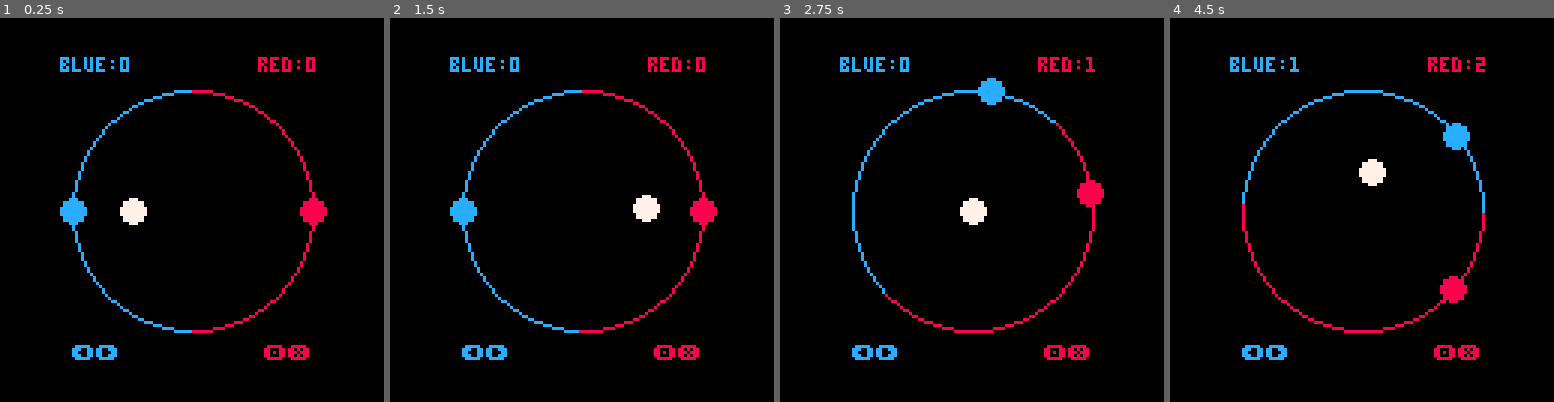
Above: before the commit, frames 1-4 (left to right).
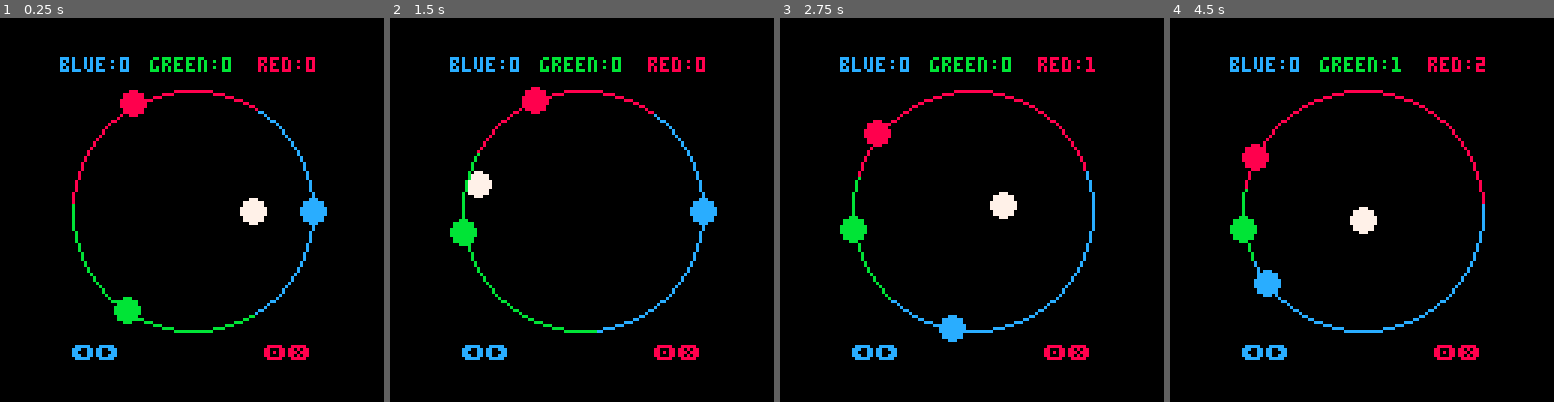
Above: after the commit, the same moments.

Repository: TheDevelo/circpong
Game: PICO-8 cartridge circpong.p8
Same seed, same stepped clock (60 frames per second), same inputs: the game is played once before the commit and once after it.
Inputs:
- Up to frame 1 (0.25 s): no input
- Up to frame 2 (1.5 s): tap X (X key) at 0.33, 1.07 s; tap O (Z key) at 0.7 s
- Up to frame 3 (2.75 s): hold Right 1.6-2.1 s; tap O (Z key) at 1.7, 2.1, 2.5 s; tap X (X key) at 1.85 s; hold Right from 2.47 s (still down)
- Up to frame 4 (4.5 s): tap O (Z key) every 0.4 s from 2.9 to 4.1 s; tap X (X key) at 2.97, 4.08 s; release Right at 3.03 s; hold Left 3.08-3.58 s; hold Right from 4.02 s (still down)

The runs differ from the first frame. In frame 1, 3.7% of the frame differs, in the area x 15-86%, y 10-83%; in frame 2, 3.6%; in frame 3, 4.0%; in frame 4, 4.2%, in the area x 15-83%, y 10-83%.

Commit message:
added cpu random accuracy and ability for more than 2 paddles

Diff:
--- a/circpong.p8
+++ b/circpong.p8
@@ -1,33 +1,61 @@
 pico-8 cartridge // http://www.pico-8.com
 version 16
 __lua__
+-- global constants
+-- ball globals
+circsize=40
 ballsize=4
-circsize=40
 ball_speed=1.25
---faster for harder
-cpu_mult=0.9
-cpu_zone=0.015
+-- cpu globals
+cpu_mult=1
+cpu_zone_min=0.015
+cpu_zone_max=0.055
 cpu_react_frames=20
-paddles={0.5,0}
+-- paddle globals
 paddle_speed=0.00625
 paddle_accel=0.001
 
-function new_ball(balldir)
- ball={}
- ball.hold=0
+function new_ball(balldir, last_hit)
+ -- creates a new ball object heading towards balldir
+
+ local ball={}
  ball.x=0
  ball.y=0
  ball.dx=cos(balldir)*ball_speed
  ball.dy=sin(balldir)*ball_speed
+ ball.hold=0
+ ball.last_hit=last_hit
  return ball
 end
 
+function new_paddle(start_pos, col)
+ local paddle={}
+ paddle.a=start_pos
+ paddle.da=0
+ paddle.moved=false
+ paddle.col=col
+ paddle.score=0
+ return paddle
+end
+
+function new_cpu(paddle_num)
+ cpu={}
+ cpu.pad=paddle_num
+ cpu.zone=(cpu_zone_min+cpu_zone_max)/2
+ cpu.react=0
+ return cpu
+end
+
 function _init()
+ paddles={}
+ paddles[1] = new_paddle(0, 12)
+ paddles[2] = new_paddle(0.33, 8)
+ paddles[3] = new_paddle(0.66, 11)
  balls={}
- add(balls, new_ball(paddles[1]))
- score={0, 0}
- dpaddles={0,0}
- cpu_react=0
+ add(balls, new_ball(paddles[1].a, 1))
+ cpus={}
+ add(cpus, new_cpu(3))
+ add(cpus, new_cpu(2))
 end
 
 function future_ball_angle(x, y, dx, dy)
@@ -76,16 +104,69 @@
  return atan2(fut_x, fut_y)
 end
 
+function pad_range(pad_num)
+ -- calculates the range of a paddle
+
+ -- creates a copy of the paddles so that it can be sorted
+ local sort_pads = {}
+ for _, paddle in pairs(paddles) do
+  add(sort_pads, paddle)
+ end
+ -- sorts the paddles by angle in increasing order
+ local sort_pad_num = -1
+ for i=1,#sort_pads do
+  local j = i
+  while j > 1 and
+        sort_pads[j-1].a > sort_pads[j].a do
+   sort_pads[j],sort_pads[j-1] = sort_pads[j-1],sort_pads[j]
+   j = j - 1
+   -- shifts sort_pad_num up if swapped
+   if sort_pad_num == j then
+    sort_pad_num+=1
+   end
+  end
+  -- stores the pad_num in the sorted array
+  if i == pad_num then
+   sort_pad_num = j
+  end
+ end
+
+ if sort_pad_num == -1 then
+  return nil
+ end
+
+ -- calculate edge angles of the range
+ local left_pad_ang = sort_pads[(sort_pad_num-2)%#sort_pads+1].a
+ local pad_ang = sort_pads[sort_pad_num].a
+ local right_pad_ang = sort_pads[sort_pad_num%#sort_pads+1].a
+
+ local left_edge = (left_pad_ang+pad_ang)/2
+ local right_edge = (right_pad_ang+pad_ang)/2
+
+ -- shifts edge to real spot if range crosses 0
+ if left_pad_ang > pad_ang then
+  left_edge+=0.5
+ end
+ if pad_ang > right_pad_ang then
+  right_edge+=0.5
+ end
+
+ return left_edge%1, right_edge%1
+end
+
 function nearest_pad(angle)
- local pad_angs=calc_pad_angs(paddles)
- local near_pad=1
- if pad_angs[1]>pad_angs[2] then
-  if angle>pad_angs[1] or angle<pad_angs[2] then
-   near_pad=2
-  end
- else
-  if angle>pad_angs[1] and angle<pad_angs[2] then
-   near_pad=2
+ -- calculates the nearest paddle to angle
+ local near_pad = 0
+ for i=1,#paddles do
+  left_edge, right_edge = pad_range(i)
+  if left_edge > right_edge then
+   if angle > left_edge or angle < right_edge then
+    near_pad = i
+   end
+  else
+   if angle > left_edge and angle < right_edge then
+    near_pad = i
+   end
   end
  end
  return near_pad
@@ -95,18 +176,31 @@
  for _, ball in pairs(balls) do
   ball.x+=ball.dx
   ball.y+=ball.dy
+
+  -- check if the ball hits the circle
   if ball.x^2+ball.y^2 >= circsize^2 then
    near_pad = nearest_pad(atan2(ball.x, ball.y))
+   -- adds score to the one who hit the ball last
+   -- if own goal, everyone else gets a point
+   if near_pad == ball.last_hit then
+    for i=1,#paddles do
+     if i != near_pad then
+      paddles[i].score += 1
+     end
+    end
+   else
+    paddles[ball.last_hit].score += 1
+   end
    del(balls, ball)
-   ball_new=new_ball(paddles[near_pad]+0.5)
-   ball_new.x=cos(paddles[near_pad])*(circsize-ballsize*2)
-   ball_new.y=sin(paddles[near_pad])*(circsize-ballsize*2)
+   ball_new=new_ball(paddles[near_pad].a+0.5, near_pad)
+   ball_new.x=cos(paddles[near_pad].a)*(circsize-ballsize*2)
+   ball_new.y=sin(paddles[near_pad].a)*(circsize-ballsize*2)
    add(balls, ball_new)
-   score[(near_pad)%2+1]+=1
-  end
+  end
+
   for i, paddle in pairs(paddles) do
-   xdiff=ball.x-cos(paddle)*(circsize+1)
-   ydiff=ball.y-sin(paddle)*(circsize+1)
+   xdiff=ball.x-cos(paddle.a)*(circsize+1)
+   ydiff=ball.y-sin(paddle.a)*(circsize+1)
    dist=sqrt(xdiff^2+ydiff^2)
    if dist<=ballsize*2 then
     if ball.hold>2 then
@@ -115,56 +209,62 @@
     ball.hold=0
     ball.dx=xdiff*ball_speed/dist
     ball.dy=ydiff*ball_speed/dist
+    ball.last_hit = i
    else
     ball.hold+=1
    end
   end
  end
 
- -- cpu test
+ -- cpu control
  angle=future_ball_angle(balls[1].x, balls[1].y, balls[1].dx, balls[1].dy)
  near_pad = nearest_pad(angle)
- pad_diff = (paddles[2]-angle)%1
- moved = false
- if near_pad == 1 then
-  cpu_react = 0
- elseif cpu_react < cpu_react_frames then
-  cpu_react += 1
- elseif pad_diff > 0.5 and pad_diff < 1-cpu_zone then
-  dpaddles[2]=min(paddle_speed*cpu_mult,dpaddles[2]+paddle_accel)
-  moved = true
- elseif pad_diff < 0.5 and pad_diff > cpu_zone then
-  dpaddles[2]=max(-paddle_speed*cpu_mult,dpaddles[2]-paddle_accel)
-  moved = true
- end
- if dpaddles[2]<0 and not moved then
-  dpaddles[2]=min(0,dpaddles[2]+paddle_accel)
- elseif not moved then
-  dpaddles[2]=max(0,dpaddles[2]-paddle_accel)
+ for _, cpu in pairs(cpus) do
+  pad_diff = (paddles[cpu.pad].a-angle)%1
+  if near_pad != cpu.pad then
+   cpu.react = 0
+  elseif cpu.react < cpu_react_frames then
+   cpu.zone = rnd(1)*(cpu_zone_max-cpu_zone_min)+cpu_zone_min
+   cpu.react += 1
+  elseif pad_diff > 0.5 and pad_diff < 1-cpu.zone then
+   paddles[cpu.pad].da=min(paddle_speed*cpu_mult,paddles[cpu.pad].da+paddle_accel)
+   paddles[cpu.pad].moved = true
+  elseif pad_diff < 0.5 and pad_diff > cpu.zone then
+   paddles[cpu.pad].da=max(-paddle_speed*cpu_mult,paddles[cpu.pad].da-paddle_accel)
+   paddles[cpu.pad].moved = true
+  end
  end
 
  if btn(⬅️) then
-  dpaddles[1]=min(paddle_speed,dpaddles[1]+paddle_accel)
- elseif btn(➡️) then
-  dpaddles[1]=max(-paddle_speed,dpaddles[1]-paddle_accel)
- else
-  if dpaddles[1]<0 then
-   dpaddles[1]=min(0,dpaddles[1]+paddle_accel)
-  else
-   dpaddles[1]=max(0,dpaddles[1]-paddle_accel)
-  end
- end
- paddles[1]+=dpaddles[1]
+  paddles[1].da=min(paddle_speed,paddles[1].da+paddle_accel)
+  paddles[1].moved=true
+ end
+ if btn(➡️) then
+  paddles[1].da=max(-paddle_speed,paddles[1].da-paddle_accel)
+  paddles[1].moved=true
+ end
+
  if btn(🅾️) then
-  paddles[2]+=paddle_speed
+  paddles[2].da=min(paddle_speed,paddles[2].da+paddle_accel)
+  paddles[2].moved=true
  end
  if btn(❎) then
-  paddles[2]-=paddle_speed
- end
- paddles[2]+=dpaddles[2]
-
- paddles[1]=paddles[1]%1
- paddles[2]=paddles[2]%1
+  paddles[2].da=max(-paddle_speed,paddles[2].da-paddle_accel)
+  paddles[2].moved=true
+ end
+
+ for _, paddle in pairs(paddles) do
+  if paddle.da<0 and not paddle.moved then
+   paddle.da=min(0,paddle.da+paddle_accel)
+  elseif not paddle.moved then
+   paddle.da=max(0,paddle.da-paddle_accel)
+  end
+
+  paddle.a = (paddle.a + paddle.da) % 1
+
+  -- reset paddle moved for next frame
+  paddle.moved = false
+ end
 end
 
 function print_center(text, x, y, col)
@@ -201,28 +301,22 @@
  end
 end
 
-function calc_pad_angs(paddles)
- midang1 = (paddles[1]+paddles[2])/2
- midang2 = (paddles[1]+paddles[2]+1)/2
- if paddles[1] < paddles[2] then
-  return {midang1, midang2%1}
- else
-  return {midang2%1, midang1}
- end
-end
-
 function _draw()
  cls()
  for _, ball in pairs(balls) do
   circfill(ball.x+64, ball.y+64, ballsize, 7)
  end
- circ(64, 64, circsize,12)
- pad_angs = calc_pad_angs(paddles)
- arc(64, 64, circsize, pad_angs[1], pad_angs[2], 8)
- circfill(cos(paddles[1])*circsize+64,sin(paddles[1])*circsize+64,ballsize,12)
- circfill(cos(paddles[2])*circsize+64,sin(paddles[2])*circsize+64,ballsize,8)
- print_center("blue:"..score[1], 32, 16, 12)
- print_center("red:"..score[2], 96, 16, 8)
+ for i, paddle in pairs(paddles) do
+  left_edge, right_edge = pad_range(i)
+  arc(64, 64, circsize, left_edge, right_edge, paddle.col)
+  circfill(cos(paddle.a)*circsize+64,
+           sin(paddle.a)*circsize+64,
+           ballsize,
+           paddle.col)
+ end
+ print_center("blue:"..paddles[1].score, 32, 16, 12)
+ print_center("red:"..paddles[2].score, 96, 16, 8)
+ print_center("green:"..paddles[3].score, 64, 16, 11)
  print("⬅️➡️", 24, 109, 12)
  print("🅾️❎", 88, 109, 8)
 end
Not shown, changed: circpong-cpu.js
